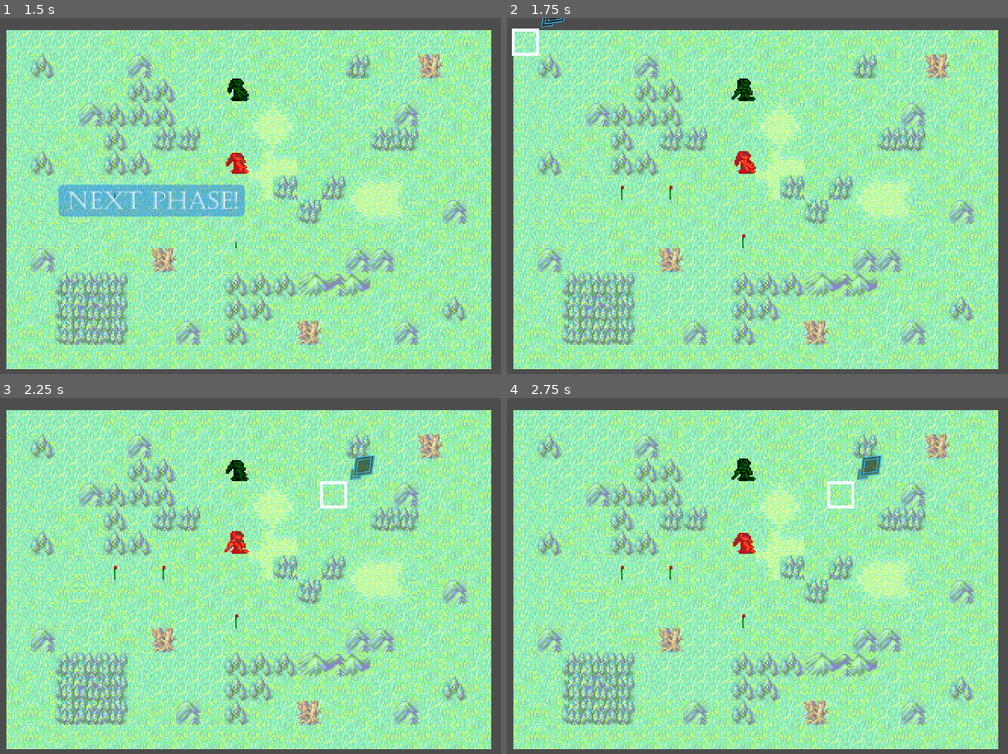
Above: before the commit, frames 1-4 (two rows, left to right).
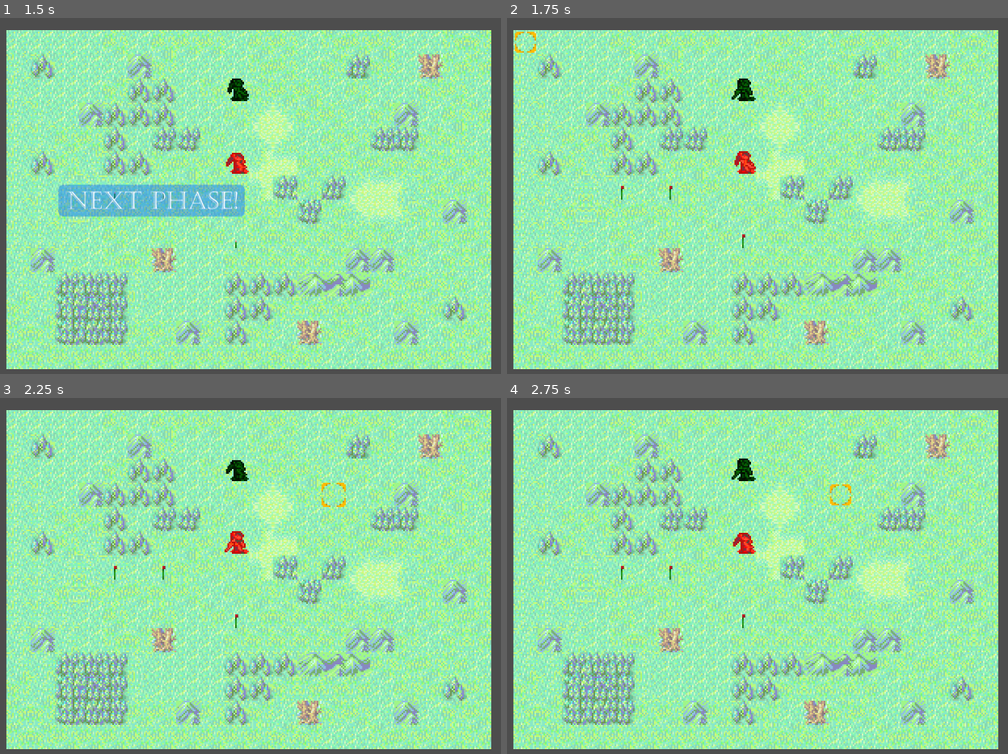
Above: after the commit, the same moments.

Repository: mojius/FarmStrategy
Game: Godot game, scene res://Main.tscn
Same seed, same stepped clock (60 frames per second), same inputs: the game is played once before the commit and once after it.
Inputs (mouse positions are in pixels of both pictures, inside the frame that each line leads up to):
- Up to frame 1 (1.5 s): move the mouse to (395, 181) at 0.52 s; press the mouse at (395, 181) at 0.53 s; hold Right (ui_right) 0.53-1.28 s; tap Space (ui_accept) at 0.77 s; tap Enter at 1.25 s; move the mouse to (125, 217) at 1.27 s; release the mouse at (125, 217) at 1.28 s; hold Down (ui_down) from 1.28 s (still down); click (125, 217) at 1.35 s
- Up to frame 2 (1.75 s): keep holding Down (ui_down); tap Space (ui_accept) at 1.52 s
- Up to frame 3 (2.25 s): tap Space (ui_accept) at 2 s; move the mouse to (320, 501) at 2.02 s; release Down (ui_down) at 2.03 s; press the mouse at (320, 501) at 2.03 s; hold Right (ui_right) from 2.03 s (still down)
- Up to frame 4 (2.75 s): keep holding Right (ui_right)

Frame 1 is identical in both runs. In frame 2, 0.3% of the frame differs, in the area x 0-12%, y 0-11%; in frame 3, 0.5%; in frame 4, 0.5%, in the area x 63-75%, y 15-32%.

Commit message:
Fruits/items working

Diff:
--- /dev/null
+++ b/Item/HealthPlantFruit.gd
@@ -0,0 +1,7 @@
+class_name HealthPlantFruit extends Item
+@export var heal_amount: int
+
+func use(unit: Unit):
+	super.use(unit)
+	unit.heal_damage(heal_amount)
+	unit.item_used.emit(self)
--- /dev/null
+++ b/Item/HealthPlantFruit.tres
@@ -0,0 +1,14 @@
+[gd_resource type="Resource" script_class="HealthPlantFruit" load_steps=4 format=3 uid="uid://cu3ruotw75xcp"]
+
+[ext_resource type="Texture2D" uid="uid://c67rdvdrwrsfa" path="res://Placeholder/plants.png" id="1_5yxi5"]
+[ext_resource type="Script" path="res://Item/HealthPlantFruit.gd" id="1_ynqlp"]
+
+[sub_resource type="AtlasTexture" id="AtlasTexture_s3qfo"]
+atlas = ExtResource("1_5yxi5")
+region = Rect2(0, 0, 16, 16)
+
+[resource]
+script = ExtResource("1_ynqlp")
+heal_amount = 3
+icon = SubResource("AtlasTexture_s3qfo")
+item_name = "Health Plant Fruit"
--- a/Main.tscn
+++ b/Main.tscn
@@ -8,6 +8,7 @@
 [ext_resource type="Resource" uid="uid://dfkbx4htor8td" path="res://Item/HealthPlantSeed.tres" id="3_3iw78"]
 [ext_resource type="Script" path="res://Background/Map.gd" id="4_jj0xn"]
 [ext_resource type="PackedScene" uid="uid://cefp73bur6v0t" path="res://Units/UnitOverlay/UnitOverlay.tscn" id="4_sf86o"]
+[ext_resource type="Resource" uid="uid://cu3ruotw75xcp" path="res://Item/HealthPlantFruit.tres" id="4_vfycj"]
 [ext_resource type="PackedScene" uid="uid://bmuue0dlmkw5u" path="res://Map/PlayerManager/Cursor/Cursor.tscn" id="4_xbrol"]
 [ext_resource type="Script" path="res://Units/UnitManager.gd" id="5_pc50w"]
 [ext_resource type="PackedScene" uid="uid://bxbdtgea1xr7" path="res://Map/PlayerManager/UnitPath.tscn" id="6_xwtul"]
@@ -30,7 +31,7 @@
 [node name="PlayerManager" type="Node2D" parent="."]
 y_sort_enabled = true
 script = ExtResource("2_hx4vu")
-inventory = Array[ExtResource("2_gm7pn")]([ExtResource("3_3iw78")])
+inventory = Array[ExtResource("2_gm7pn")]([ExtResource("3_3iw78"), ExtResource("4_vfycj")])
 starting_faction = "Enemy"
 
 [node name="UIManager" type="CanvasLayer" parent="PlayerManager"]
@@ -91,6 +92,7 @@
 zoom = Vector2(3, 3)
 
 [connection signal="cursor_enable" from="PlayerManager" to="PlayerManager/Cursor" method="_on_cursor_enable"]
+[connection signal="item_used" from="PlayerManager/Map/UnitManager/Player" to="PlayerManager" method="_on_item_used"]
 [connection signal="try_plant" from="PlayerManager/Map/UnitManager/Player" to="PlayerManager" method="_on_try_plant"]
 [connection signal="accept_pressed" from="PlayerManager/Cursor" to="PlayerManager" method="_on_cursor_accept_pressed"]
 [connection signal="moved" from="PlayerManager/Cursor" to="PlayerManager" method="_on_cursor_moved"]
--- a/Map/Grid.tres
+++ b/Map/Grid.tres
@@ -1,4 +1,4 @@
-[gd_resource type="Resource" script_class="Grid" load_steps=2 format=3 uid="uid://bhc7wor1ika10"]
+[gd_resource type="Resource" script_class="Grid" load_steps=2 format=3]
 
 [ext_resource type="Script" path="res://Map/Grid.gd" id="1_rhvur"]
 
--- a/Map/PlayerManager/Cursor/Cursor.gd
+++ b/Map/PlayerManager/Cursor/Cursor.gd
@@ -5,7 +5,7 @@
 class_name Cursor
 extends Node2D
 
-@onready var arrow = $CursorArrow
+@onready var rectangle = $RectangleSprite
 @onready var _camera = %Camera
 
 # We'll use signals to keep the cursor decoupled from other nodes.
@@ -29,10 +29,10 @@
 		_enabled = value
 
 		if _enabled:
-			arrow.show()
+			rectangle.show()
 			queue_redraw()
 		elif not _enabled:
-			arrow.hide()
+			rectangle.hide()
 
 
 ## Coordinates of the current cell the cursor is hovering.
@@ -110,13 +110,7 @@
 	if (grid.calculate_map_position(self.cell).y < (_camera.offset.y)):
 		_camera.offset.y -= grid.cell_size.y
 
-# We use the draw callback to a rectangular outline the size of a grid cell, with a width of two
-# pixels.
-func _draw() -> void:
-	if not _enabled: return
-	# Rect2 is built from the position of the rectangle's top-left corner and its size. To draw the
-	# square around the cell, the start position needs to be `-grid.cell_size / 2`.
-	draw_rect(Rect2(-grid.cell_size / 2, grid.cell_size), Color.ALICE_BLUE, false, 2.0)
+
 
 # This function controls the cursor's current position.
 func set_cell(value: Vector2) -> void:
--- a/Map/PlayerManager/Cursor/Cursor.tscn
+++ b/Map/PlayerManager/Cursor/Cursor.tscn
@@ -1,19 +1,18 @@
 [gd_scene load_steps=3 format=3 uid="uid://bmuue0dlmkw5u"]
 
-[ext_resource type="Texture2D" uid="uid://ccof4xwgdx8de" path="res://Map/PlayerManager/Cursor/menu_selection_arrow.png" id="1_0qx76"]
 [ext_resource type="Script" path="res://Map/PlayerManager/Cursor/Cursor.gd" id="1_gblby"]
+[ext_resource type="SpriteFrames" uid="uid://d25ary0x8c7pq" path="res://UI/Sprites/CursorFrames.tres" id="3_8xhtu"]
 
 [node name="Cursor" type="Node2D"]
 script = ExtResource("1_gblby")
 ui_cooldown = 0.01
 
-[node name="CursorArrow" type="Sprite2D" parent="."]
-texture_filter = 1
-position = Vector2(19, -18)
-rotation = -0.785398
-scale = Vector2(0.2, 0.2)
-texture = ExtResource("1_0qx76")
-
 [node name="Timer" type="Timer" parent="."]
 wait_time = 0.01
 one_shot = true
+
+[node name="RectangleSprite" type="AnimatedSprite2D" parent="."]
+texture_filter = 1
+sprite_frames = ExtResource("3_8xhtu")
+autoplay = "default"
+frame_progress = 0.331573
--- a/Map/PlayerManager/PlayerManager.gd
+++ b/Map/PlayerManager/PlayerManager.gd
@@ -87,7 +87,10 @@
 func prep_unit_selected_ui(moved: bool):
 	var seeking_targets: bool = _units._find_units_in_range(_active_unit).size() > 0
 	var seeking_plants: bool = _plants._find_plants_in_range(_active_unit, true).size() > 0
-	_ui_manager.add_unit_selected_ui(moved, seeking_targets ,seeking_plants, ui_functions)
+	var empty_inventory: bool = inventory.is_empty()
+
+	_ui_manager.add_unit_selected_ui(moved, seeking_targets, seeking_plants, empty_inventory, ui_functions)
+
 
 # Shows the movement arrows and the yellow highlight, yadda yadda.
 func _show_movement_info() -> void:
@@ -276,10 +279,10 @@
 
 	_exhaust_active_unit()
 
-func harvest(plant: Plant):
-	inventory.append(plant)
-	plant.queue_free()
-	_plants.erase_plant_at(plant.cell)
+func harvest(_plant: Plant):
+	inventory.append(_plant.corresponding_fruit)
+	_plant.queue_free()
+	_plants.erase_plant_at(_plant.cell)
 	_exhaust_active_unit()
 
 
@@ -288,8 +291,15 @@
 	if plantable_spots.size() > 0:
 		_ui_manager.add_plant_ui(plant, _seed, plantable_spots)
 
-func plant(cell: Vector2i, _seed: Seed):
-	inventory.erase(inventory.find(_seed))
+func plant(cell, _seed: Seed):
+	inventory.erase(_seed)
 	var new_plant = _seed.corresponding_plant.instantiate()
+	new_plant.position = grid.calculate_map_position(cell)
 	_plants.set_plant_at(new_plant, cell)
 	_plants.add_child(new_plant)
+	_exhaust_active_unit()
+
+func _on_item_used(item: Item) -> void:
+	inventory.erase(item)
+	_ui_manager.clear_active_ui()
+	_exhaust_active_unit()
--- a/UI/FakeCursor.tscn
+++ b/UI/FakeCursor.tscn
@@ -1,11 +1,11 @@
 [gd_scene load_steps=2 format=3 uid="uid://bxa20r0yxywlr"]
 
-[ext_resource type="Texture2D" uid="uid://ccof4xwgdx8de" path="res://Map/PlayerManager/Cursor/menu_selection_arrow.png" id="3_povlm"]
+[ext_resource type="SpriteFrames" uid="uid://d25ary0x8c7pq" path="res://UI/Sprites/CursorFrames.tres" id="2_1veke"]
 
 [node name="FakeCursor" type="Node2D"]
 
-[node name="CursorArrow" type="Sprite2D" parent="."]
-position = Vector2(16.3, -20)
-rotation = -0.785398
-scale = Vector2(0.2, 0.2)
-texture = ExtResource("3_povlm")
+[node name="RectangleSprite" type="AnimatedSprite2D" parent="."]
+texture_filter = 1
+sprite_frames = ExtResource("2_1veke")
+autoplay = "default"
+frame_progress = 0.39402
--- a/UI/HarvestUI.gd
+++ b/UI/HarvestUI.gd
@@ -16,6 +16,7 @@
 
 	_targets = targets
 
+	var arr: Array[Button] = []
 	for target in targets:
 		var b: Button = Button.new()
 		b.name = target.unit_name
@@ -29,6 +30,10 @@
 
 	self.connect("tree_exiting", destroy)
 
+	if arr.size() > 1:
+		arr.back().focus_neighbor_bottom = arr.front().get_path()
+		arr.front().focus_neighbor_top = arr.back().get_path()
+
 func reposition_fake_cursor(cell: Vector2):
 	fake_cursor.position = grid.calculate_map_position(cell)
 
--- a/UI/PlantUI.gd
+++ b/UI/PlantUI.gd
@@ -11,11 +11,14 @@
 
 
 func setup(plant_func: Callable, seed: Seed, targets: Array) -> void:
+	self_modulate = Color(0,0,0,0)
 
 	fake_cursor = cursor_prefab.instantiate()
 	get_tree().root.add_child(fake_cursor)
 
 	_targets = targets
+
+	var arr: Array[Button] = []
 
 	for target in targets:
 		var b: Button = Button.new()
@@ -24,9 +27,15 @@
 		b.connect("pressed", plant_func.bind(target, seed))
 		b.connect("pressed", destroy)
 		b.connect("focus_entered", Callable(reposition_fake_cursor).bind(target))
+		b.self_modulate = Color(0,0,0,0)
 		vbox.add_child(b)
 
 		b.grab_focus()
+		arr.append(b)
+
+	if arr.size() > 1:
+		arr.back().focus_neighbor_bottom = arr.front().get_path()
+		arr.front().focus_neighbor_top = arr.back().get_path()
 
 	self.connect("tree_exiting", destroy)
 
--- /dev/null
+++ b/UI/Sprites/CursorFrames.tres
@@ -0,0 +1,25 @@
+[gd_resource type="SpriteFrames" load_steps=4 format=3 uid="uid://d25ary0x8c7pq"]
+
+[ext_resource type="Texture2D" uid="uid://ybkdyd6j8gv2" path="res://UI/Sprites/cursor.png" id="1_bnqy8"]
+
+[sub_resource type="AtlasTexture" id="AtlasTexture_yjxnm"]
+atlas = ExtResource("1_bnqy8")
+region = Rect2(0, 0, 16, 16)
+
+[sub_resource type="AtlasTexture" id="AtlasTexture_s804p"]
+atlas = ExtResource("1_bnqy8")
+region = Rect2(16, 0, 16, 16)
+
+[resource]
+animations = [{
+"frames": [{
+"duration": 3.0,
+"texture": SubResource("AtlasTexture_yjxnm")
+}, {
+"duration": 3.0,
+"texture": SubResource("AtlasTexture_s804p")
+}],
+"loop": true,
+"name": &"default",
+"speed": 5.0
+}]
--- a/UI/UIManager.gd
+++ b/UI/UIManager.gd
@@ -65,11 +65,10 @@
 	_set_active_ui(_inventory_ui.instantiate())
 	_active_ui.setup(inventory, unit)
 
-
 func clear_active_ui() -> void:
 	_set_active_ui(null)
 
-func add_unit_selected_ui(moved: bool, seeking_targets: bool, seeking_plants: bool, options: Dictionary):
+func add_unit_selected_ui(moved: bool, seeking_targets: bool, seeking_plants: bool, empty_inventory: bool, options: Dictionary):
 	var _opt: Dictionary = options.duplicate()
 
 	if (moved):
@@ -78,6 +77,8 @@
 		_opt.erase("attack")
 	if (not seeking_plants):
 		_opt.erase("harvest")
+	if (empty_inventory):
+		_opt.erase("items")
 
 	_set_active_ui(_unit_selected_ui.instantiate())
 	_active_ui.setup(_opt)
--- a/Units/EnemyTypes/Zombie/ZombieStats.tres
+++ b/Units/EnemyTypes/Zombie/ZombieStats.tres
@@ -7,5 +7,3 @@
 max_hp = 10
 override_HP = false
 hp_override = 0
-attack = 6
-hit_chance = 67
--- a/Units/Plants/HealthPlant/HealthPlant.tscn
+++ b/Units/Plants/HealthPlant/HealthPlant.tscn
@@ -1,7 +1,9 @@
-[gd_scene load_steps=11 format=3 uid="uid://doqlhcwkevql6"]
+[gd_scene load_steps=13 format=3 uid="uid://doqlhcwkevql6"]
 
 [ext_resource type="Script" path="res://Units/Plants/HealthPlant/HealthPlant.gd" id="1_6ribd"]
 [ext_resource type="Resource" uid="uid://crhhkguv2chld" path="res://Units/Plants/HealthPlant/HealthPlantStats.tres" id="2_e1ojv"]
+[ext_resource type="Resource" uid="uid://dfkbx4htor8td" path="res://Item/HealthPlantSeed.tres" id="2_tg5n0"]
+[ext_resource type="Resource" uid="uid://cu3ruotw75xcp" path="res://Item/HealthPlantFruit.tres" id="3_o5gc0"]
 [ext_resource type="SpriteFrames" uid="uid://cug3d2ydphxkt" path="res://Units/Plants/DefaultPlantSprites.tres" id="3_qeab5"]
 
 [sub_resource type="Curve2D" id="Curve2D_086rf"]
@@ -96,6 +98,8 @@
 [node name="HealthPlant" type="Path2D" groups=["Plant"]]
 curve = SubResource("Curve2D_086rf")
 script = ExtResource("1_6ribd")
+corresponding_seed = ExtResource("2_tg5n0")
+corresponding_fruit = ExtResource("3_o5gc0")
 stats = ExtResource("2_e1ojv")
 
 [node name="PathFollow2D" type="PathFollow2D" parent="."]
--- a/Units/Plants/Plant.gd
+++ b/Units/Plants/Plant.gd
@@ -1,10 +1,15 @@
 class_name Plant extends GridActor
+
+@export var corresponding_seed: Seed
+@export var corresponding_fruit: Item
 
 @export var stages = 5
 var _stage: int = 0:
 	set(value):
 		_stage = value
 		$PathFollow2D/Sprite.frame = _stage
+
+
 
 # Called when the node enters the scene tree for the first time.
 func _ready() -> void:
--- a/Units/Unit.gd
+++ b/Units/Unit.gd
@@ -14,6 +14,7 @@
 
 signal state_changed(unit: Unit)
 signal try_plant(item: Item)
+signal item_used(item: Item)
 
 # Toggles the "selected" animation on the unit.
 var is_selected := false : set = set_is_selected
@@ -229,3 +230,6 @@
 
 func shake():
 	_shake_timer.start()
+
+func heal_damage(amount: int):
+	stats.hp = clamp(stats.hp + amount, 1, stats.max_hp)
Not shown: 3 places in Main.tscn that only renumber resources
Binary file added: UI/Sprites/cursor.png
Not shown, added: UI/Sprites/cursor.png.import
